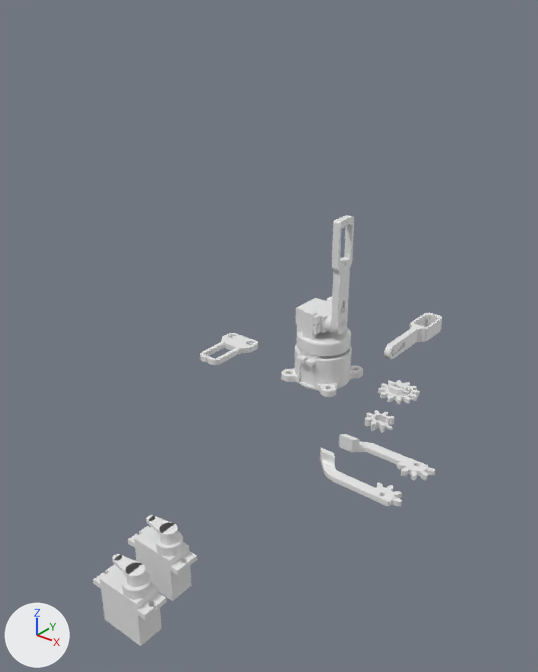
Renders of the Blender file dz231021/motor6.blend from each side of a commit.
The view is the same before and after, from a 50 mm lens placed at (264.0, -391.0, 260.0), pointed at (13.0, -78.0, 66.0). The lights are fixed; the arrows at lower left show +X, +Y and +Z.

In view in the first picture: 'Base 2 v2', 'Brazo 1 v1', 'Brazo 2 v1', 'Pinza derecha v1', 'Pinza izquierda v1', 'Piñon Servo v1', 'Piñon pinza 1 v1', 'Plane.001', 'Plane.003', 'Plane.004', 'Soporte Pinza v1', 'Tapa v2'.
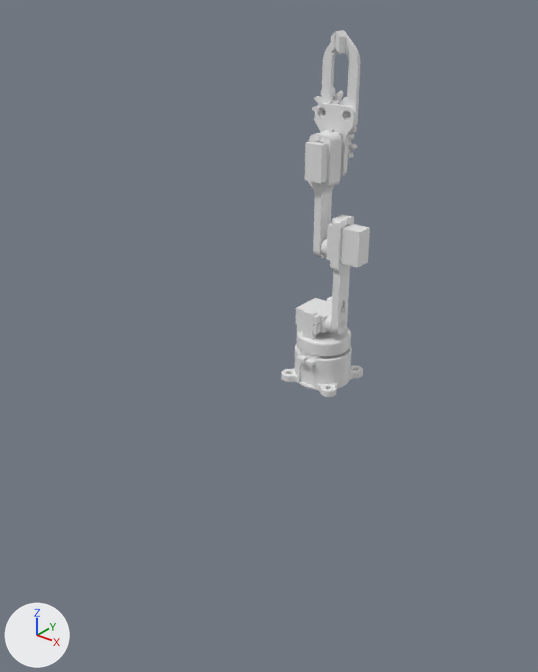
Where the newer file only moved an object's origin or applied its transform, the numbers keep the older frame.

What changed in the scene script:
```text
Change me_brazo_2_v1:
    where me_brazo_2_v1.from_pydata(...)  # 533 vertices, 1078 faces; spans x -8.2..8.2, y -40.0..40.0, z 0.0..12.0
    used by ob_brazo_2_v1; location = (11.3, 112.4, -13.1)
    me_brazo_2_v1 part 1: the whole mesh is multiplied about its middle by the matrix ((-1.0, 0.0, 0.0), (0.0, 0.0, 1.0), (0.0, 1.0, 0.0)), then moved by (-11.8, -117.6, 139.5)
Change me_pinza_derecha_v1:
    where me_pinza_derecha_v1.from_pydata(...)  # 470 vertices, 940 faces; spans x -29.9..28.5, y 3.5..17.5, z 0.0..9.0
    used by ob_pinza_derecha_v1; location = (90.3, -73.6, 1.8)
    me_pinza_derecha_v1 part 2: the whole mesh is multiplied about its middle by the matrix ((0.0, 1.0, 0.0), (0.0, 0.0, -1.0), (-1.0, 0.0, 0.0)), then moved by (-84.3, 69.2, 194.8)
Change me_pinza_izquierda_v1:
    where me_pinza_izquierda_v1.from_pydata(...)  # 477 vertices, 954 faces; spans x -29.9..28.5, y -18.7..-4.3, z 0.0..9.0
    used by ob_pinza_izquierda_v1; location = (89.4, -81.1, 2.2)
    me_pinza_izquierda_v1 part 3: the whole mesh is multiplied about its middle by the matrix ((0.0, 1.0, 0.0), (0.0, 0.0, -1.0), (-1.0, 0.0, 0.0)), then moved by (-94.5, 98.7, 194.3)
Change me_piñon_pinza_1_v1:
    where me_piñon_pinza_1_v1.from_pydata(...)  # 1171 vertices, 2342 faces; spans x 41.0..69.0, y -1.0..27.0, z 0.0..7.0
    used by ob_piñon_pinza_1_v1; location = (0.0, 0.0, 0.0)
    me_piñon_pinza_1_v1 part 4: the whole mesh is multiplied about its middle by the matrix ((0.0, 1.0, 0.0), (0.0, 0.0, -1.0), (-1.0, 0.0, 0.0)), then moved by (-64.5, -1.2, 179.2)
Change me_piñon_servo_v1:
    where me_piñon_servo_v1.from_pydata(...)  # 774 vertices, 1548 faces; spans x 45.0..65.0, y -28.0..-8.0, z 0.0..5.0
    used by ob_piñon_servo_v1; location = (0.4, 6.3, -12.3)
    me_piñon_servo_v1 part 5: the whole mesh is multiplied about its middle by the matrix ((0.0, -1.0, 0.0), (0.0, 0.0, 1.0), (-1.0, 0.0, 0.0)), then moved by (-55.8, 25.5, 171.9)
Change me_soporte_pinza_v1:
    where me_soporte_pinza_v1.from_pydata(...)  # 579 vertices, 1170 faces; spans x -67.0..-38.0, y -22.5..21.5, z 0.0..4.0
    used by ob_soporte_pinza_v1; location = (-16.5, -24.6, 8.0)
    me_soporte_pinza_v1 part 6: the whole mesh is turned 90 degrees about the x axis through its middle, then moved by (68.5, 30.4, 156.2)
Change me_plane_007:
    where me_plane_007.from_pydata(...)  # 376 vertices, 204 faces; spans x -16.1..16.1, y -6.1..6.1, z 0.0..34.5
    used by ob_plane_003; location = (60.7, -215.2, 4.4)
    me_plane_007 part 7: the whole mesh is multiplied about its middle by the matrix ((0.0, 0.0, -1.0), (0.0, -1.0, 0.0), (-1.0, 0.0, 0.0)), then moved by (-46.4, 210.0, 83.9)
Change me_plane_008:
    where me_plane_008.from_pydata(...)  # 376 vertices, 204 faces; spans x -16.1..16.1, y -6.1..6.1, z 0.0..34.5
    used by ob_plane_004; location = (68.4, -241.7, 4.7)
    me_plane_008 part 8: the loose piece of 152 vertices spanning x -16.1..16.1, y -6.1..6.1, z 0.0..23.9 is moved by (0.0, 0.0, -18.2)
    me_plane_008 part 9: the loose piece of 64 vertices spanning x -0.7..11.5, y -6.1..6.1, z 23.9..28.7 is moved by (0.0, 0.0, -18.2)
    me_plane_008 part 10: the loose piece of 160 vertices spanning x -7.9..9.4, y -4.0..4.0, z 28.7..34.5 is moved by (0.8, 0.1, -18.1)
Change ob_plane_004:
    ob_plane_004.location: (68.4, -241.7, 4.7) -> (-0.5, 0.8, 156.3)
    ob_plane_004.rotation_euler: (0.0, 0.0, 0.0) -> (1.571, -1.571, 3.142)  # degrees (0, 0, 0) -> degrees (90, -90, 180)
```

Where the change shows, as pixel boxes [x1, y1, x2, y2] in the pictures (538 x 672 px; the box of a moved part takes in the faces that stretch with it):
'Plane.004', reshaped, moved, turned: before [93, 554, 167, 646]; after [305, 130, 341, 185]
'Plane.003', reshaped: before [128, 515, 197, 601]; after [321, 215, 370, 268]
'Brazo 2 v1', reshaped (41% narrower, 172% taller): before [384, 313, 442, 359]; after [308, 131, 342, 258]
'Pinza derecha v1', reshaped (72% narrower, 121% taller): before [339, 434, 435, 480]; after [335, 30, 361, 133]
'Soporte Pinza v1', mesh turned: before [200, 333, 258, 365]; after [315, 103, 357, 177]
'Pinza izquierda v1', reshaped: before [320, 447, 402, 506]; after [321, 31, 341, 115]
'Piñon pinza 1 v1', reshaped: before [378, 380, 420, 404]; after [312, 87, 344, 121]
'Piñon Servo v1', reshaped: before [365, 410, 395, 432]; after [348, 134, 358, 159]
part 8 of me_plane_008, moved or reshaped: before [93, 564, 167, 646]; after [305, 130, 341, 185]
part 9 of me_plane_008, moved or reshaped (not visible afterwards): before [122, 571, 152, 600]
part 10 of me_plane_008, moved or reshaped (not visible afterwards): before [112, 554, 146, 587]
